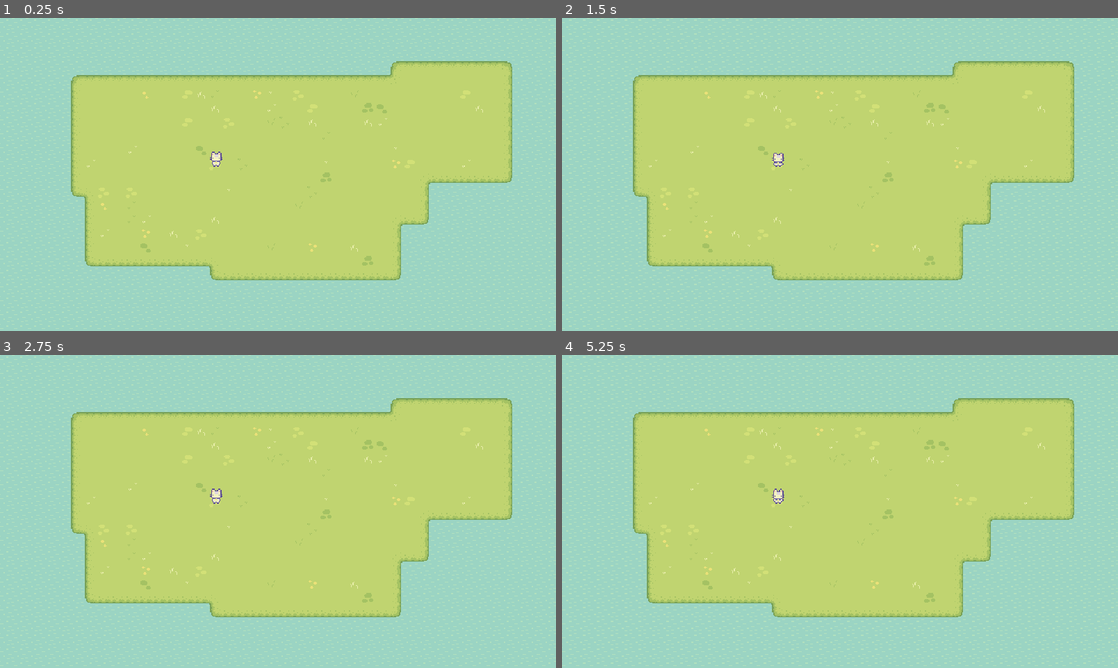
Above: before the commit, frames 1-4 (two rows, left to right).
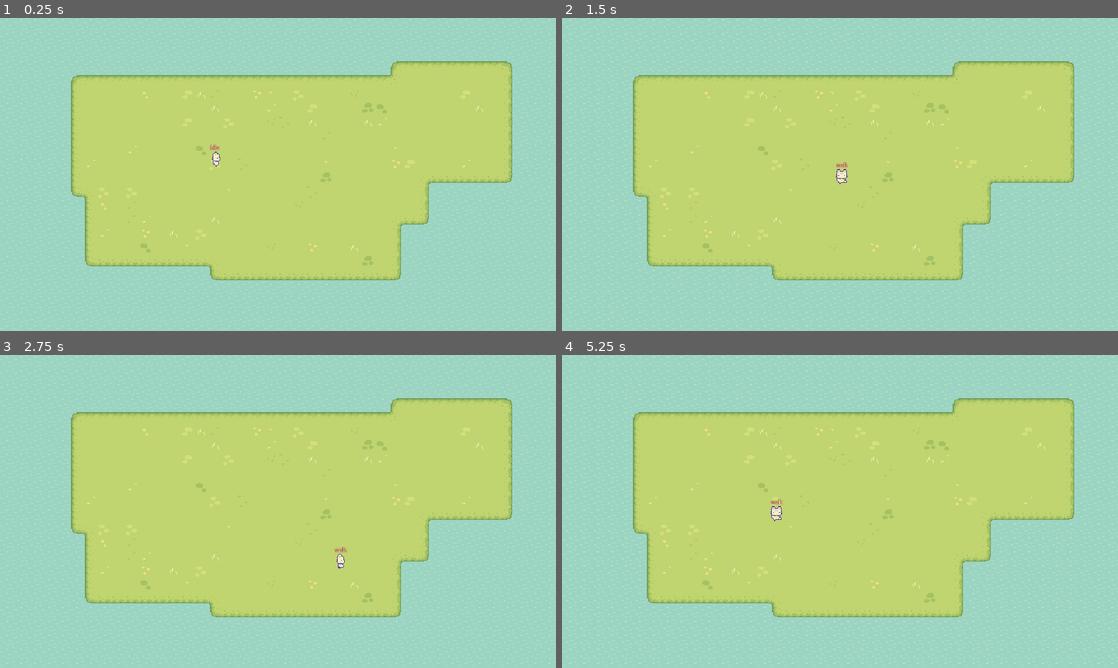
Above: after the commit, the same moments.

Repository: jonatay/sprout-lands
Game: Godot game, scene res://game_objects/test/test_scene_player.tscn
Two runs of this game, one before a commit and one after it. Both use one fixed random seed, a clock stepped at 60 frames per second and the inputs below. This scene is started directly instead of the project's main scene.
Inputs:
- Up to frame 1 (0.25 s): no input
- Up to frame 2 (1.5 s): hold Right (move_right) 0.53-1.28 s; hold S (move_down) from 1.28 s (still down)
- Up to frame 3 (2.75 s): release S (move_down) at 2.03 s; hold Right (move_right) from 2.03 s (still down)
- Up to frame 4 (5.25 s): release Right (move_right) at 2.78 s; hold W (move_up) 2.78-3.53 s; hold A (move_left) 3.53-5.03 s; hold S (move_down) from 5.03 s (still down)

The runs differ from the first frame. In frame 1, less than 0.1% of the frame differs, in the area x 37-40%, y 40-48%; in frame 2, 0.2%, in the area x 37-52%, y 43-54%; in frame 3, 0.2%; in frame 4, 0.2%.
Error before the commit: Cannot call method 'play' on a null value. (res://game_mechanics/node_state_machine/node_state_idle.gd:7)

Commit message:
idle-walk state change and persistant direction

Diff:
--- a/game_mechanics/node_state_machine/node_state.gd
+++ b/game_mechanics/node_state_machine/node_state.gd
@@ -5,7 +5,7 @@
 
 var animation_cardinals : Array = ["right","down","left","up"]
 
-@export var player : CharacterBody2D
+@export var player : Player
 @export var animated_sprite_2d : AnimatedSprite2D
 
 var velocity : Vector2
--- a/game_mechanics/node_state_machine/node_state_idle.gd
+++ b/game_mechanics/node_state_machine/node_state_idle.gd
@@ -1,18 +1,15 @@
 extends NodeState
 
-func _physics_process(_delta):
+func on_physics_process(_delta):
 	var anim_name = "idle_"
-	var direction: Vector2 = GameInputEvent.movement_input()
-	if direction == Vector2.ZERO:
-		animated_sprite_2d.play(anim_name+"down")
-		return
+
+	var direction: Vector2 = player.player_direction
 	var angle = direction.angle()
-	#var offset = angle / (PI/4)
 	var index = get_4dir_index(angle) #wrapi(int(offset), 0, 8)
-	print("%f %d" % [angle, index])
+
 	animated_sprite_2d.play(anim_name+animation_cardinals[index])
 
 
-func _on_next_transitions() -> void:
+func on_next_transitions() -> void:
 	if GameInputEvent.is_movement_input():
 		transition.emit("walk")
--- a/game_mechanics/node_state_machine/node_state_machine.gd
+++ b/game_mechanics/node_state_machine/node_state_machine.gd
@@ -2,6 +2,7 @@
 extends Node
 
 @export var initial_node_state : NodeState
+@export var lbl_diag_state: Label #= $"../UIDiag/LblDiagState"
 
 var node_states : Dictionary = {}
 var current_node_state : NodeState
@@ -16,6 +17,9 @@
 	if initial_node_state:
 		initial_node_state.on_enter()
 		current_node_state = initial_node_state
+		current_node_state_name = current_node_state.name.to_lower()
+		lbl_diag_state.text = current_node_state_name
+		print("Current State: ", current_node_state_name)
 
 
 func _process(delta : float) -> void:
@@ -46,4 +50,5 @@
 
 	current_node_state = new_node_state
 	current_node_state_name = current_node_state.name.to_lower()
+	lbl_diag_state.text = current_node_state_name
 	print("Current State: ", current_node_state_name)
--- a/game_mechanics/node_state_machine/node_state_walk.gd
+++ b/game_mechanics/node_state_machine/node_state_walk.gd
@@ -2,18 +2,22 @@
 
 @export var speed : float = 100.0
 
-func _physics_process(_delta):
+func on_physics_process(_delta):
 	var anim_name = "walk_"
+
 	var direction: Vector2 = GameInputEvent.movement_input()
 	var angle = direction.angle()
 	var index = get_4dir_index(angle)
 
 	animated_sprite_2d.play(anim_name+animation_cardinals[index])
 
+	if direction != Vector2.ZERO:
+		player.player_direction = direction
+
 	player.velocity = direction * speed
 	player.move_and_slide()
 
 
-func _on_next_transitions() -> void:
+func on_next_transitions() -> void:
 	if not GameInputEvent.is_movement_input():
 		transition.emit("idle")
--- /dev/null
+++ b/game_objects/character/player/player.gd
@@ -0,0 +1,4 @@
+extends CharacterBody2D
+class_name Player
+
+var player_direction : Vector2
--- a/game_objects/character/player/player.tscn
+++ b/game_objects/character/player/player.tscn
@@ -1,6 +1,7 @@
 [gd_scene format=3 uid="uid://c8qu1uvytbegy"]
 
 [ext_resource type="SpriteFrames" uid="uid://cjsnhisfoyq8w" path="res://resource/character_sprite_frames.tres" id="1_csq6l"]
+[ext_resource type="Script" uid="uid://cb0mhirg2g28x" path="res://game_objects/character/player/player.gd" id="1_taou0"]
 [ext_resource type="Script" uid="uid://b4xabbjnrbt55" path="res://game_mechanics/node_state_machine/node_state_machine.gd" id="2_6gas5"]
 [ext_resource type="Script" uid="uid://oeie7eq8k26f" path="res://game_mechanics/node_state_machine/node_state_idle.gd" id="3_lpm2l"]
 [ext_resource type="Script" uid="uid://cmftrsquqtn77" path="res://game_mechanics/node_state_machine/node_state_walk.gd" id="4_ww1ia"]
@@ -9,27 +10,53 @@
 radius = 6.0
 height = 18.0
 
+[sub_resource type="LabelSettings" id="LabelSettings_ww1ia"]
+font_size = 6
+font_color = Color(0.7558429, 0.28543314, 0.37646642, 1)
+
 [node name="Player" type="CharacterBody2D" unique_id=449635646]
+script = ExtResource("1_taou0")
 
 [node name="AnimatedSprite2D" type="AnimatedSprite2D" parent="." unique_id=1218906048]
 position = Vector2(0, -8)
 sprite_frames = ExtResource("1_csq6l")
-animation = &"walk_down"
+animation = &"run_left"
 autoplay = "idle_down"
+frame = 7
+frame_progress = 0.14771633
 
 [node name="CollisionShape2D" type="CollisionShape2D" parent="." unique_id=315412432]
 position = Vector2(0, -9)
 shape = SubResource("CapsuleShape2D_csq6l")
 
-[node name="NodeStateMachine" type="Node" parent="." unique_id=599923105]
+[node name="NodeStateMachine" type="Node" parent="." unique_id=599923105 node_paths=PackedStringArray("initial_node_state", "lbl_diag_state")]
 script = ExtResource("2_6gas5")
+initial_node_state = NodePath("Idle")
+lbl_diag_state = NodePath("../UIDiag/LblDiagState")
 
-[node name="Idle" type="Node" parent="NodeStateMachine" unique_id=915935866 node_paths=PackedStringArray("player", "animated_sprite_2D")]
+[node name="Idle" type="Node" parent="NodeStateMachine" unique_id=915935866 node_paths=PackedStringArray("player", "animated_sprite_2d")]
 script = ExtResource("3_lpm2l")
 player = NodePath("../..")
-animated_sprite_2D = NodePath("../../AnimatedSprite2D")
+animated_sprite_2d = NodePath("../../AnimatedSprite2D")
 metadata/_custom_type_script = "uid://d2tquaat6n7mv"
 
-[node name="Walk" type="Node" parent="NodeStateMachine" unique_id=582713796]
+[node name="Walk" type="Node" parent="NodeStateMachine" unique_id=582713796 node_paths=PackedStringArray("player", "animated_sprite_2d")]
 script = ExtResource("4_ww1ia")
+player = NodePath("../..")
+animated_sprite_2d = NodePath("../../AnimatedSprite2D")
 metadata/_custom_type_script = "uid://d2tquaat6n7mv"
+
+[node name="UIDiag" type="Control" parent="." unique_id=1039797295]
+layout_mode = 3
+anchors_preset = 0
+offset_right = 40.0
+offset_bottom = 40.0
+
+[node name="LblDiagState" type="Label" parent="UIDiag" unique_id=1193455905]
+layout_mode = 0
+offset_left = -7.0
+offset_top = -26.0
+offset_right = 9.0
+offset_bottom = -17.0
+text = "State"
+label_settings = SubResource("LabelSettings_ww1ia")
--- a/project.godot
+++ b/project.godot
@@ -26,6 +26,10 @@
 window/size/window_height_override=720
 window/stretch/mode="viewport"
 window/stretch/scale_mode="integer"
+
+[gui]
+
+theme/default_font_multichannel_signed_distance_field=true
 
 [input]
 
Not shown, added: game_objects/character/player/player.gd.uid
